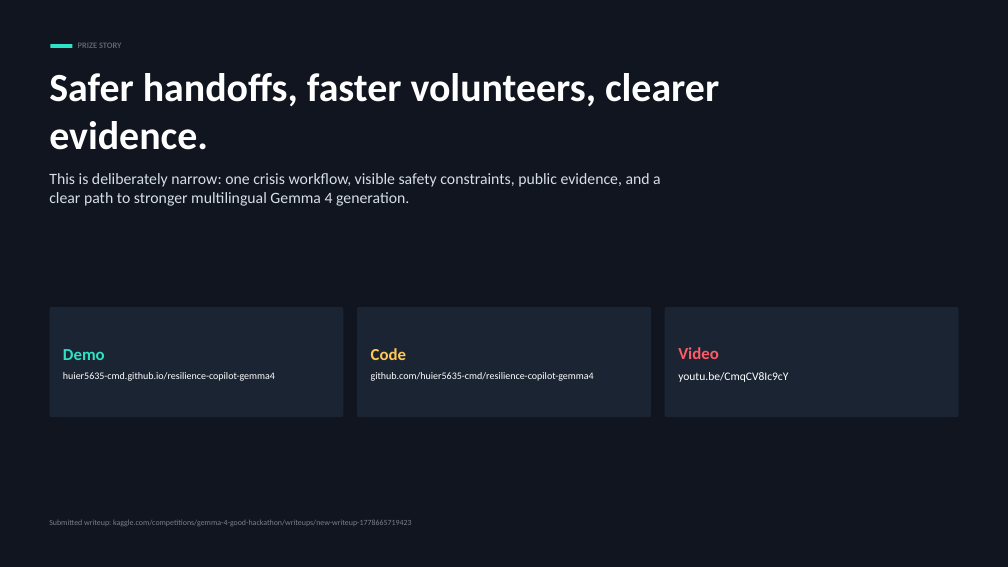
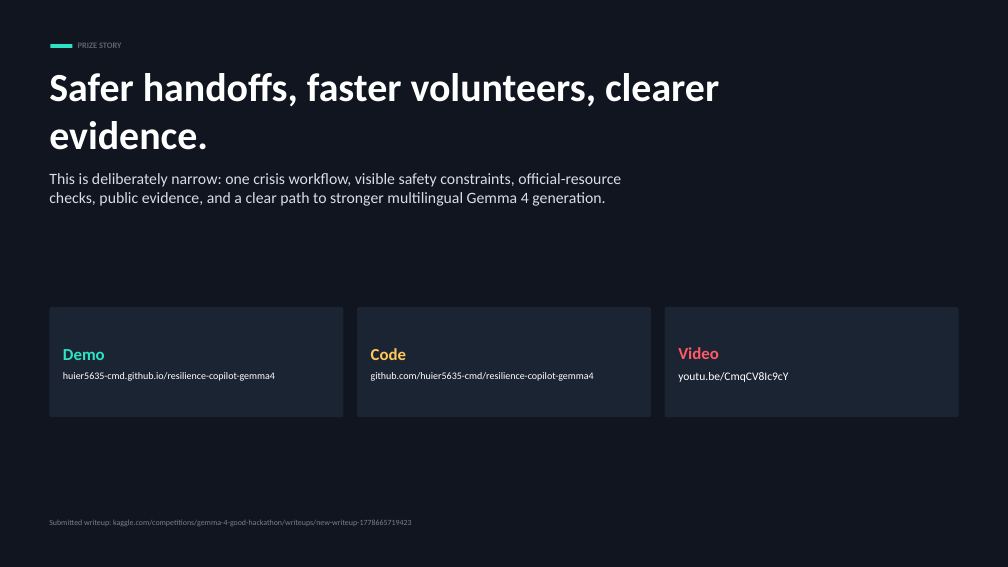
Before and after one commit to huier5635-cmd/resilience-copilot-gemma4, a slide deck: slide 8 of resilience_copilot_pitch_v2.pptx. Drawn at 1008x567 pixels with LibreOffice and Linux fonts; fonts in the diff are those of the drawing. Boxes give left, top, right and bottom in pixels: in the first picture for what was removed or moved away, otherwise in the second. Text is boxed around its words. In the diff, an @@ line names an element or a change of style, - is before the commit and + after.

Commit message:
Add official resource routing checks
Refreshes README, static demo, pitch deck, and evidence bundle after the 6/6 official-resource-routing validation pass.

```diff
--- a/resilience_copilot_pitch_v2.pptx
+++ b/resilience_copilot_pitch_v2.pptx
@@ text at <box>49,173,621,206</box>: text changed @@
-This is deliberately narrow: one crisis workflow, visible safety constraints, public evidence, and a clear path to stronger multilingual Gemma 4 generation.
+This is deliberately narrow: one crisis workflow, visible safety constraints, official-resource checks, public evidence, and a clear path to stronger multilingual Gemma 4 generation.
```
Also in this commit, not shown: 6 other slides changed, 6 other files.
